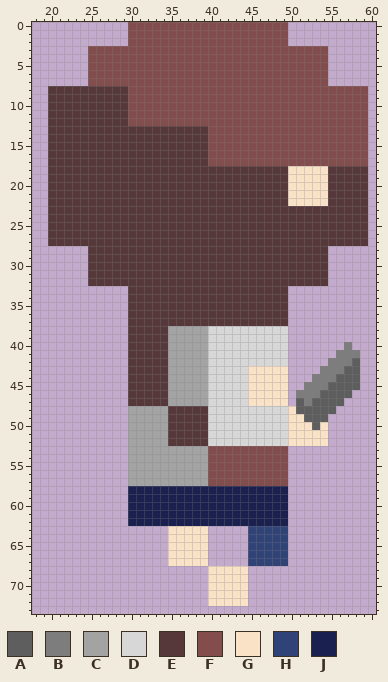
A sprite sheet gets an edit: res/image/player/run_rightup_pistol/run0.png. Above: the version before the commit.
The file is 80x80 pixels. Shown: x 18..60, y 0..73.
Palette (. is transparent): A #5e5e5e  B #7d7d7d  C #a3a3a3  D #d7d7d7  E #57383a  F #844d4d  G #fae2c7  H #304378  J #1a204f
Pixels before (only the part around the change), first column x 36:
20 EEEEEEEEEEEEEEGGGGGEEEEE.
21 EEEEEEEEEEEEEEGGGGGEEEEE.
22 EEEEEEEEEEEEEEGGGGGEEEEE.
23 EEEEEEEEEEEEEEEEEEEEEEEE.
24 EEEEEEEEEEEEEEEEEEEEEEEE.
25 EEEEEEEEEEEEEEEEEEEEEEEE.
26 EEEEEEEEEEEEEEEEEEEEEEEE.
27 EEEEEEEEEEEEEEEEEEEEEEEE.
28 EEEEEEEEEEEEEEEEEEE......
29 EEEEEEEEEEEEEEEEEEE......
30 EEEEEEEEEEEEEEEEEEE......
31 EEEEEEEEEEEEEEEEEEE......
32 EEEEEEEEEEEEEEEEEEE......
33 EEEEEEEEEEEEEE...........
34 EEEEEEEEEEEEEE...........
35 EEEEEEEEEEEEEE...........
36 EEEEEEEEEEEEEE...........
37 EEEEEEEEEEEEEE...........
38 CCCCDDDDDDDDDD...........
39 CCCCDDDDDDDDDD...........
40 CCCCDDDDDDDDDD.......B...
41 CCCCDDDDDDDDDD......BBB..
42 CCCCDDDDDDDDDD.....BBBA..
43 CCCCDDDDDGGGGG....BBBAA..
44 CCCCDDDDDGGGGG...BBBAAA..
45 CCCCDDDDDGGGGG..BBBAAAA..
46 CCCCDDDDDGGGGG.BBBAAAA...
47 CCCCDDDDDGGGGG.ABAAAA....
48 EEEEDDDDDDDDDDGAAAAA.....
49 EEEEDDDDDDDDDDGGAAA......
50 EEEEDDDDDDDDDDGGGAG......
51 EEEEDDDDDDDDDDGGGGG......
52 EEEEDDDDDDDDDDGGGGG......
53 CCCCFFFFFFFFFF...........
54 CCCCFFFFFFFFFF...........
55 CCCCFFFFFFFFFF...........
56 CCCCFFFFFFFFFF...........
New version:
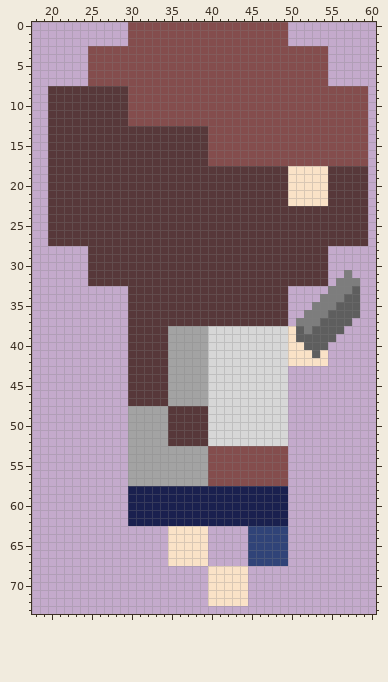
Edits made:
Colour A is added in row 33 at x 58; in row 34 at x 57 to 58; in row 35 at x 56 to 58; in row 36 at x 55 to 58; in row 37 at x 54 to 57; in row 38 at x 51 and 53 to 56.
Colour A is added in row 39 at x 51 to 55; in row 40 at x 52 to 54; in row 41 at x 53.
Colour B is added in row 31 at x 57; in row 32 at x 56 to 58; in row 33 at x 55 to 57; in row 34 at x 54 to 56; in row 35 at x 53 to 55; in row 36 at x 52 to 54.
Colour B is added in row 37 at x 51 to 53; in row 38 at x 52.
Colour D replaces colour G in rows 43 to 47 at x 45 to 49.
Colour G is added in rows 38 to 39 at x 50; in row 40 at x 50 to 51; in row 41 at x 50 to 52 and 54; in row 42 at x 50 to 54.
The author cleared colour A in row 42 at x 58; in row 43 at x 57 to 58; in row 44 at x 56 to 58; in row 45 at x 55 to 58; in row 46 at x 54 to 57; in row 47 at x 51 and 53 to 56.
The author cleared colour A in row 48 at x 51 to 55; in row 49 at x 52 to 54; in row 50 at x 53.
The author cleared colour B in row 40 at x 57; in row 41 at x 56 to 58; in row 42 at x 55 to 57; in row 43 at x 54 to 56; in row 44 at x 53 to 55; in row 45 at x 52 to 54.
The author cleared colour B in row 46 at x 51 to 53; in row 47 at x 52.
The author cleared colour G in row 48 at x 50; in row 49 at x 50 to 51; in row 50 at x 50 to 52 and 54; in rows 51 to 52 at x 50 to 54.
Boxes around the changes in both pictures, in picture pixels (x1, y1, x2, y2):
changed: (248, 270, 360, 446)
